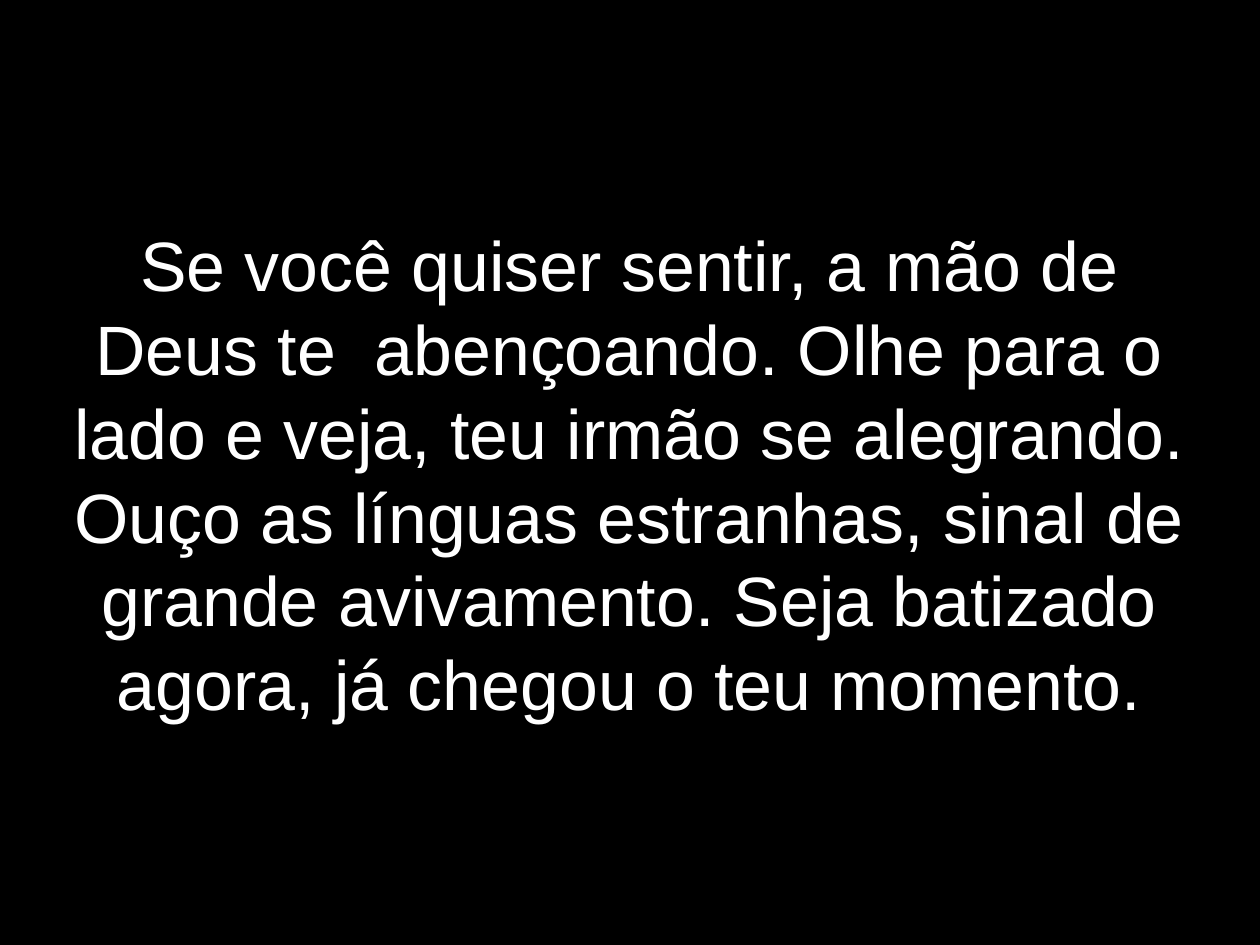
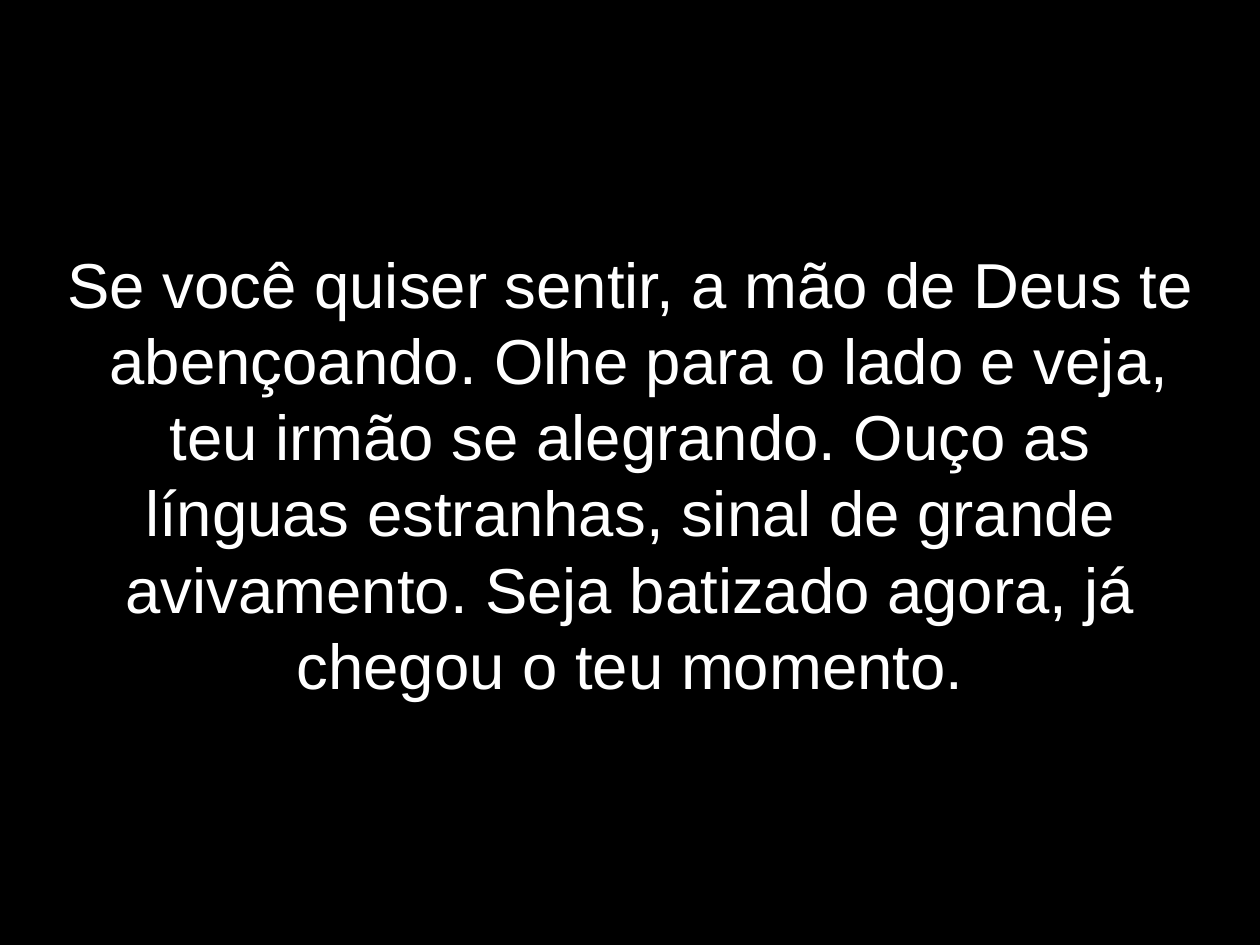
Before and after one commit to lazaroness/ChurchFiles, a slide deck: slide 4 of Elshaday/LetrasApresentacao/Labaredas.odp. Drawn at 1260x945 pixels with LibreOffice and Linux fonts; fonts in the diff are those of the drawing. Boxes give left, top, right and bottom in pixels: in the first picture for what was removed or moved away, otherwise in the second. Text is boxed around its words. In the diff, an @@ line names an element or a change of style, - is before the commit and + after.

```diff
--- a/Elshaday/LetrasApresentacao/Labaredas.odp
+++ b/Elshaday/LetrasApresentacao/Labaredas.odp
@@ subtitle "Se você quiser sentir, a ..." at box(68, 261, 1192, 701): size 44 to 40 pt @@
```
Also in this commit, not shown: 6 other slides changed, 1 slide added, 36 other files.
